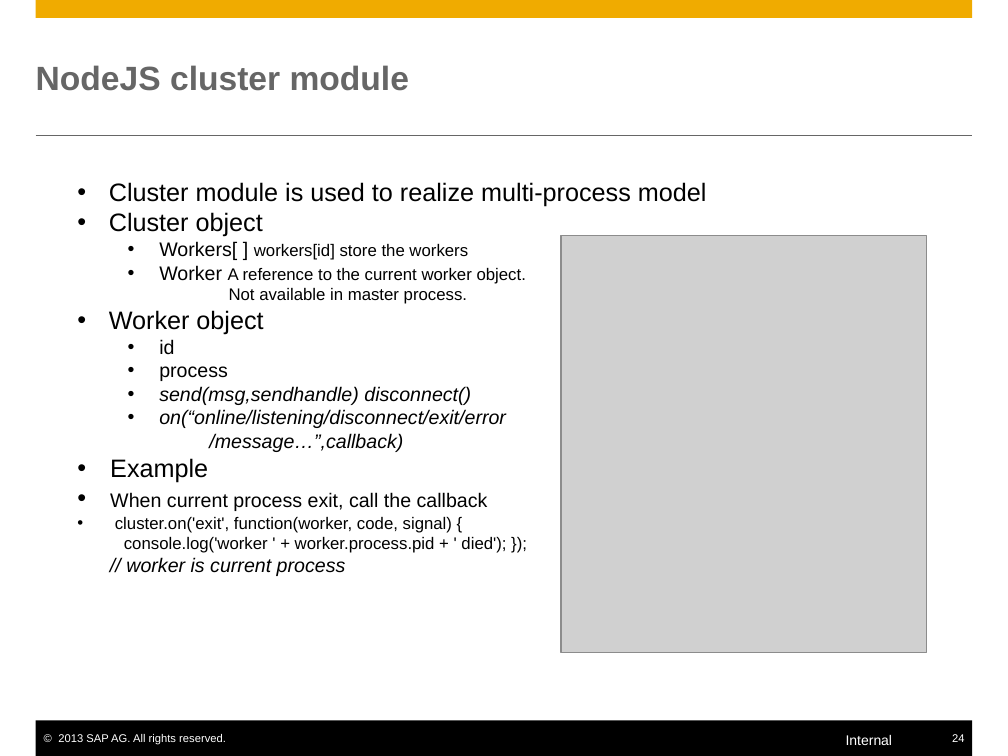
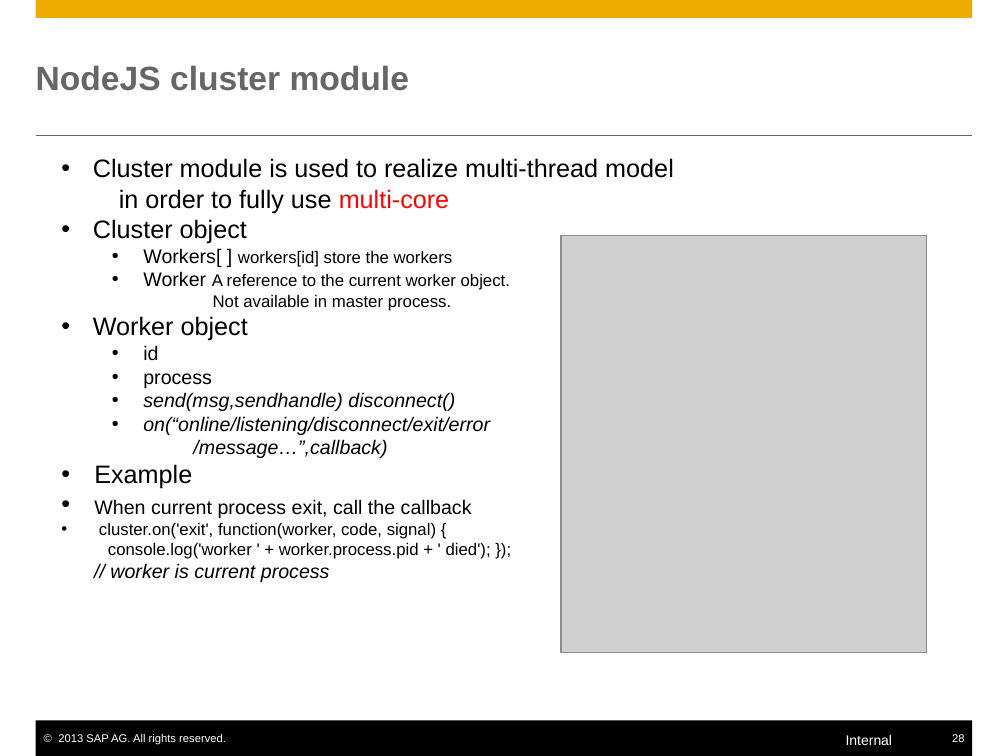
Before and after one commit to yjhcjykwbk-jlsec/mynodejs, a slide deck: slide 28 of nodejs.pptx (slide 24 before the commit). Drawn at 1008x756 pixels with LibreOffice and Linux fonts; fonts in the diff are those of the drawing; grey boxes stand for pictures. Boxes give left, top, right and bottom in pixels: in the first picture for what was removed or moved away, otherwise in the second. Text is boxed around its words. In the diff, an @@ line names an element or a change of style, - is before the commit and + after.

```diff
--- a/nodejs.pptx
+++ b/nodejs.pptx
@@ text "Cluster module is used to ...": place and size @@
-text "Cluster module is used to ..." at bbox=[109, 182, 707, 576]
+text "Cluster module is used to ..." at bbox=[93, 158, 674, 582]
@@ text at bbox=[93, 158, 674, 213]: text changed @@
-• Cluster module is used to realize multi-process model
+• Cluster module is used to realize multi-thread model
+  in order to fully use multi-core
@@ page number at bbox=[952, 734, 964, 742]: text changed @@
-24
+28
```
Also in this commit, not shown: 19 other slides changed, 7 slides added.
